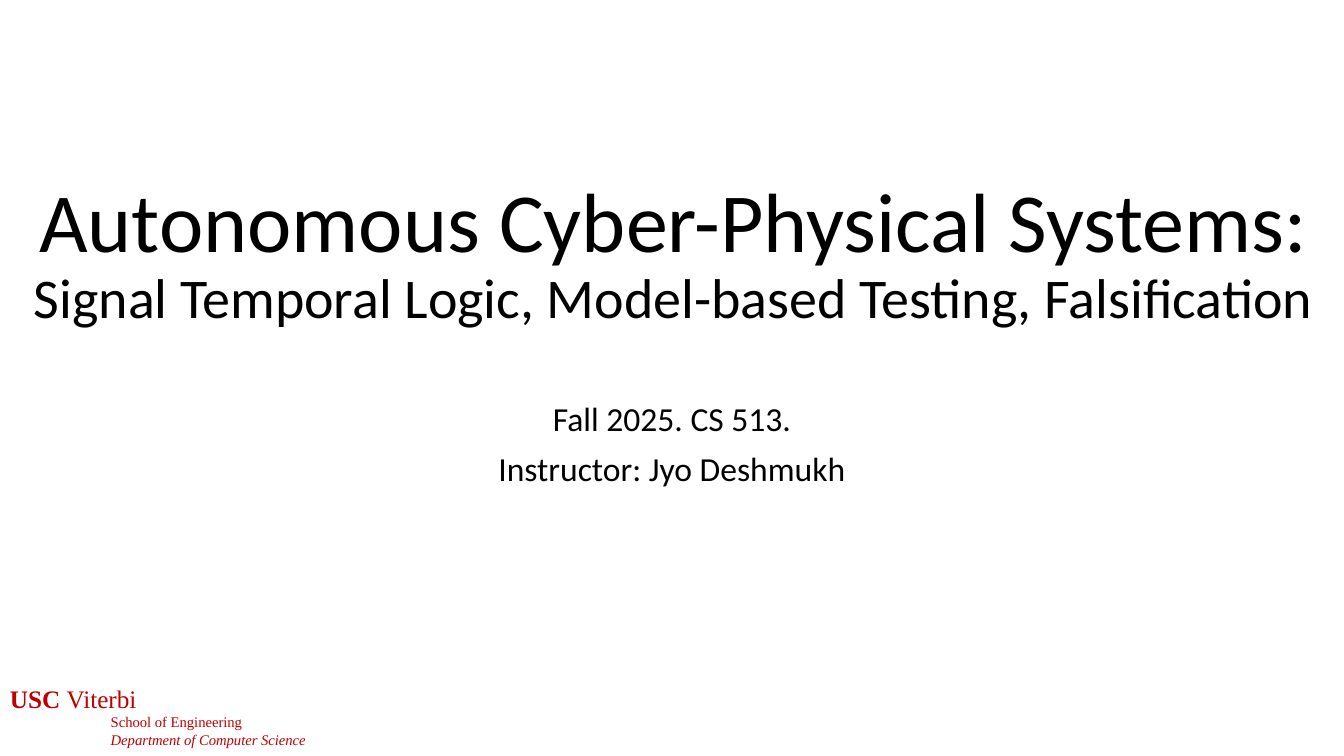
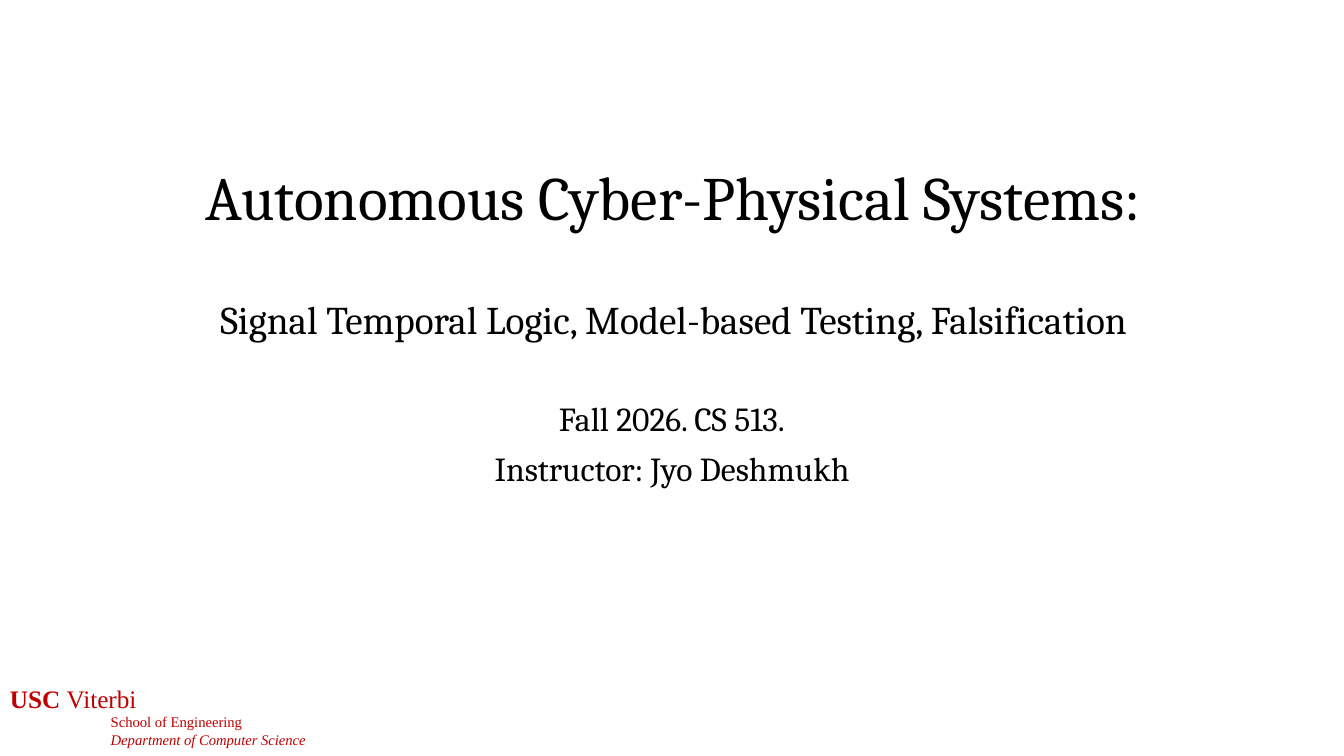
Before and after one commit to jdeshmukh/jdeshmukh.github.io, a slide deck: slide 1 of teaching/cs513-autocps-fall-2026/slides/7-STL.pptx. Drawn at 1344x756 pixels with LibreOffice and Linux fonts; fonts in the diff are those of the drawing. Boxes give left, top, right and bottom in pixels: in the first picture for what was removed or moved away, otherwise in the second. Text is boxed around its words. In the diff, an @@ line names an element or a change of style, - is before the commit and + after.

```diff
--- a/teaching/cs513-autocps-fall-2026/slides/7-STL.pptx
+++ b/teaching/cs513-autocps-fall-2026/slides/7-STL.pptx
@@ title "Autonomous Cyber-Physical Systems: Signal Temporal ..." at [205, 177, 1141, 343]: size 60 to 44 pt in "Autonomous Cyber-Physical Systems:"; size 40 to 28 pt in "Signal Temporal Logic, Model-based Testing, Falsification"; font Calibri to Cambria @@
@@ subtitle at [559, 407, 785, 432]: text changed; font Calibri to Cambria @@
-Fall 2025. CS 513.
+Fall 2026. CS 513.
@@ subtitle at [495, 457, 850, 489]: font Calibri to Cambria in "Instructor: Jyo Deshmukh" @@
```
Also in this commit, not shown: 47 other slides changed, 3 other files.
